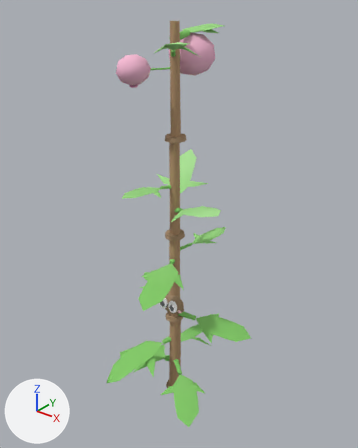
A saved change to the glTF model web-forest/public/model/species/evolvulus-nummularius.glb.
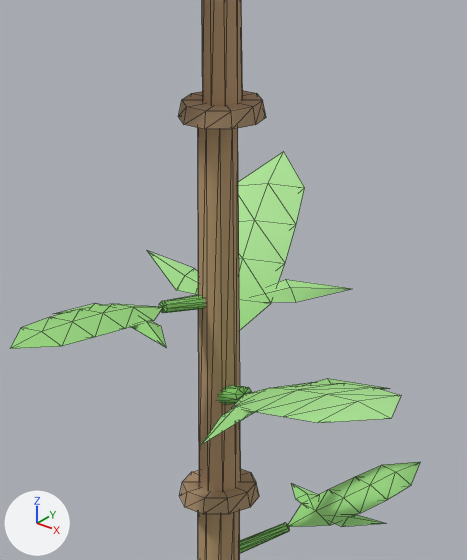
Each version is shown whole from a 50 mm lens placed at (0.354, -0.441, 0.535), pointed at (-0.002, 0.004, 0.259), then close up on the part from 33% to 66% of the width and 25% to 56% of the height. Lighting does not change. The marker at lower left points along +X, +Y and +Z. The first two pictures are the older version. The close-ups show mesh edges as thin lines. Where no turn or scale is listed for an object, it has been applied to the vertices. Vertices at exactly the same position are counted once.

In view in the first close-up: 'p10', 'p11', 'p7', 'p9', 'stem'.
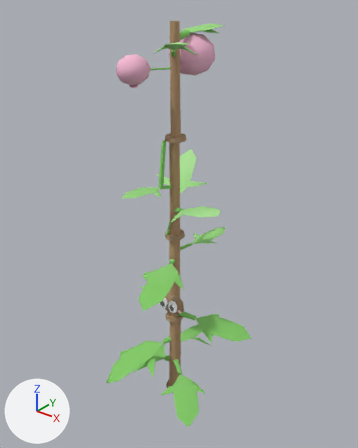
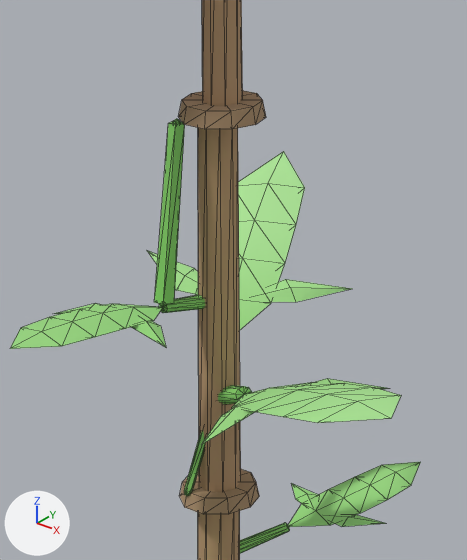
What differs and where, as boxes [x1, y1, x2, y2] in the close-ups (467 x 560 px):
'p11', reshaped (320% taller)
    before: [10, 295, 205, 349]
    after: [10, 119, 205, 349]
'p9', reshaped (8% wider, 75% taller)
    before: [201, 378, 401, 445]
    after: [184, 378, 401, 496]
part 1 of me_mesh_9, added (green)
    after: [184, 430, 205, 494]
part 2 of me_mesh_11, added (green)
    after: [154, 121, 185, 305]

Edits to the bpy script that builds the scene:
```text
Change me_mesh_9:
    used by ob_p9; location = (0.001, -0.0092, 0.2841)
    remove me_mesh_9.from_pydata(...)  # 48 vertices, 84 faces; spans x -0.0018..0.086, y -0.0452..0.0158, z -0.003..0.028
    add me_mesh_9.from_pydata(...)  # 73 vertices, 128 faces; spans x -0.0033..0.086, y -0.0452..0.0158, z -0.0313..0.028
    me_mesh_9 part 1
    11 vertices are added at x -0.0033..0.0023, y -0.0131..-0.001, z -0.0303..-0.0023
    20 new faces join them
    other edits to the shape of me_mesh_9 do not show in these pictures
Change me_mesh_11:
    used by ob_p11; location = (0.001, -0.0092, 0.3158)
    remove me_mesh_11.from_pydata(...)  # 48 vertices, 84 faces; spans x -0.0268..0.0163, y -0.0793..0.0007, z -0.0023..0.0089
    add me_mesh_11.from_pydata(...)  # 73 vertices, 128 faces; spans x -0.0268..0.0163, y -0.0793..0.0007, z -0.0023..0.0589
    me_mesh_11 part 2
    11 vertices are added at x -0.0061..-0.0004, y -0.0225..-0.0101, z 0.0044..0.0578
    20 new faces join them
    other edits to the shape of me_mesh_11 do not show in these pictures
```
